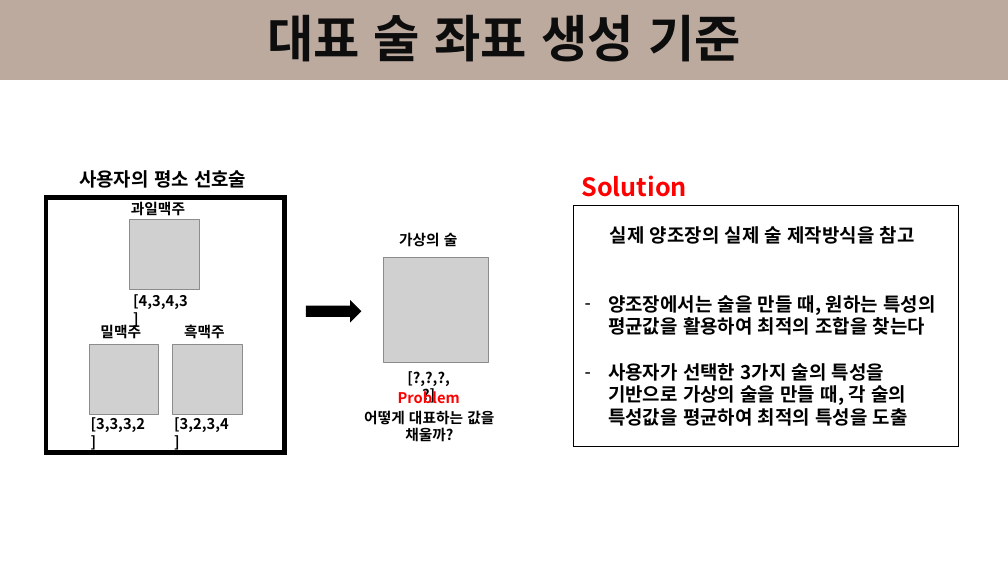
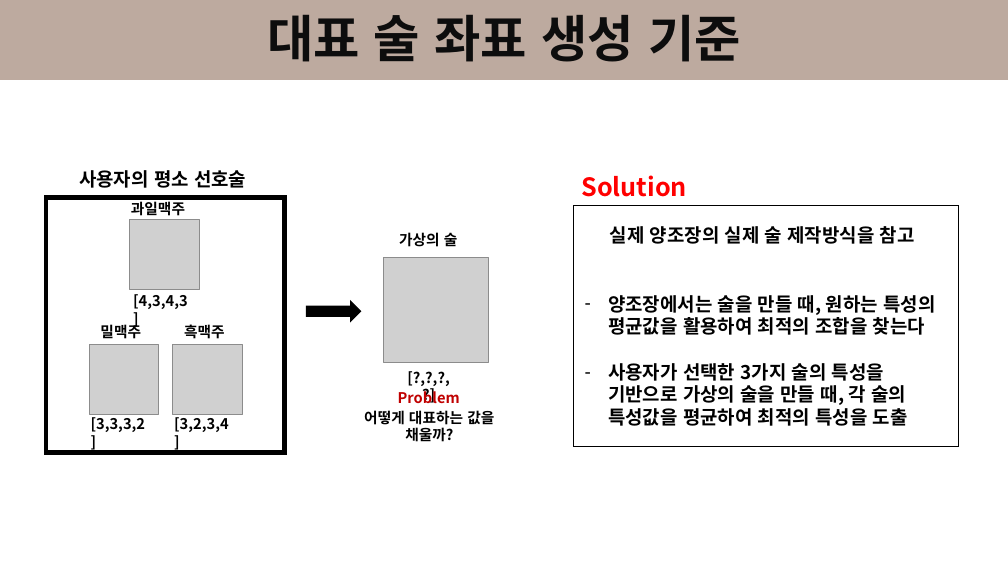
Before and after one commit to dongkieric98/Traditional_Liquor_Recommendation_Algorithm, a slide deck: slide 12 of TLRAlgorithm.pptx (slide 11 before the commit). Drawn at 1008x567 pixels with LibreOffice and Linux fonts; fonts in the diff are those of the drawing; grey boxes stand for pictures. Boxes give left, top, right and bottom in pixels: in the first picture for what was removed or moved away, otherwise in the second. Text is boxed around its words. In the diff, an @@ line names an element or a change of style, - is before the commit and + after.

```diff
--- a/TLRAlgorithm.pptx
+++ b/TLRAlgorithm.pptx
@@ text "Problem" at box(398, 388, 460, 403): text colour #FF0000 to #C00000 @@
```
Also in this commit, not shown: 2 other slides changed, 5 slides added.
